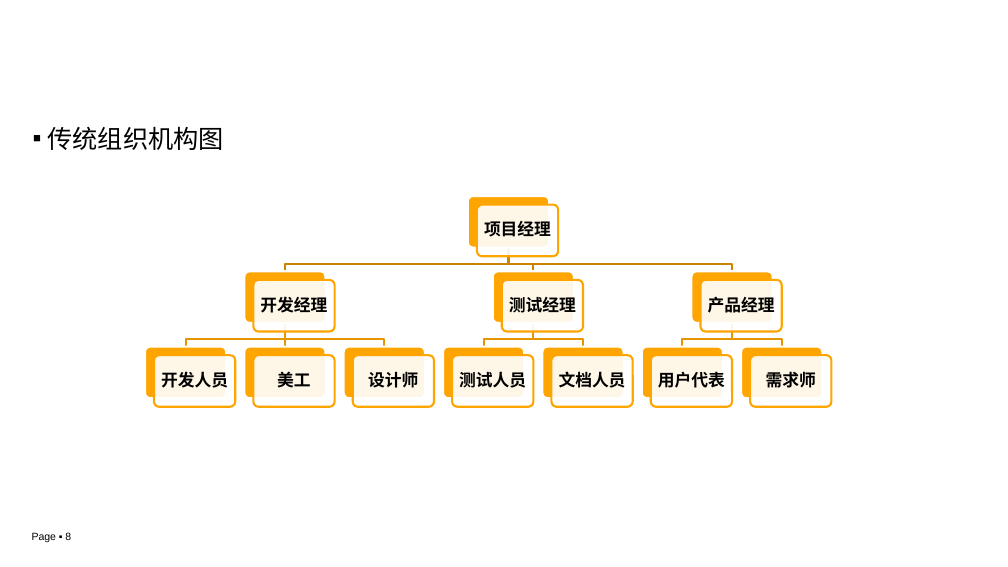
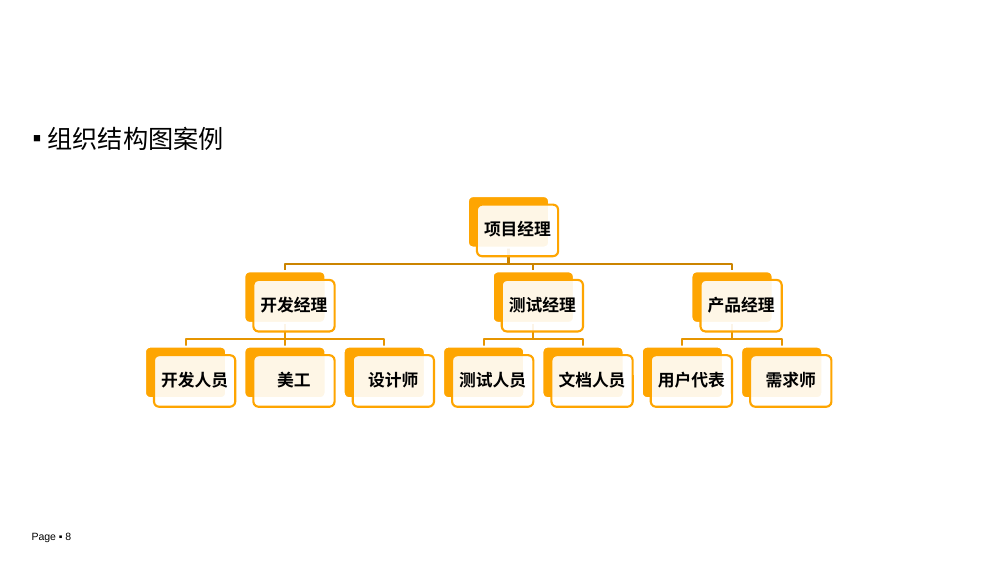
Before and after one commit to edu2act/course-IT-Project-Management, a slide deck: slide 8 of materials/slides/ch03-5.pptx. Drawn at 1008x567 pixels with LibreOffice and Linux fonts; fonts in the diff are those of the drawing; background and template pictures are left out. Boxes give left, top, right and bottom in pixels: in the first picture for what was removed or moved away, otherwise in the second. Text is boxed around its words. In the diff, an @@ line names an element or a change of style, - is before the commit and + after.

```diff
--- a/materials/slides/ch03-5.pptx
+++ b/materials/slides/ch03-5.pptx
@@ text at [48,126,224,150]: text changed @@
-▪ 传统组织机构图
+▪ 组织结构图案例
```
Also in this commit, not shown: 4 other slides changed, 11 other files.
